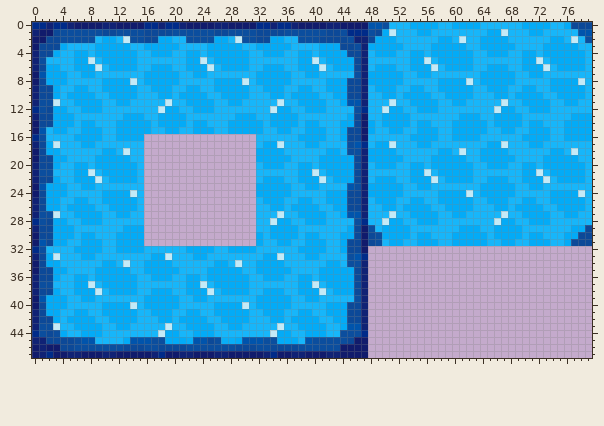
Two states of a sprite sheet, Assets/Sprites/Tiles/WaterTransitionTiles.png. The picture above is the old version.
The file is 80x48 pixels.
After the commit:
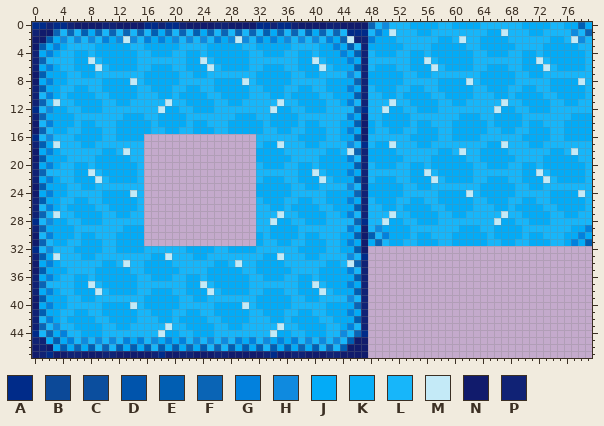
Palette (. is transparent): A #002b89  B #0c4998  C #0b4e9e  D #0054ac  E #015eb2  F #0a64b5  G #0281dd  H #0f8adf  J #03abf7  K #09aef7  L #17b6fa  M #c4eaf7  N #111b6c  P #102275
Difference:
y 0: x 48..50 DDC -> FLH; x 77..79 BBB -> JEJ
y 1: x 3..44 BCCCCCCBBCCCCBBBBCCCCCCBBCCCCBBBBCCCCCCBBC -> FLFLEJFLFLFLFLEJFLFLEJFLFLFLFLEJFLFLEJFLFL; x 48..49 CB -> LG; x 77..79 LDD -> HLF
y 2: x 2..8 BBCCCCC -> EJHLHLH; x 10 J -> G; x 12 L -> H; x 14..18 CCBBJ -> HLGJG; x 20 L -> H; x 22..26 CCCCJ -> HLHLG; x 28 L -> H; x 30..34 CCBBJ -> HLGJG; x 36 L -> H; x 38..45 CCCBBBBC -> HLHLGJFM; x 48 B -> G; x 78..79 LC -> HL
y 3: x 1..3 BBB -> EJG; x 43..46 JBBC -> GJEL
y 4: x 1..2 BB -> JG; x 44..46 JBB -> GJE
y 5: x 1 C -> F; x 45..46 JB -> GJ
y 6: x 1..2 BJ -> JG; x 46 B -> E
y 7: x 1 D -> E; x 45..46 LC -> HL
y 8: x 1..2 BJ -> JG; x 45..46 BB -> JF
y 9: x 1..2 BB -> EJ; x 45..46 BB -> GJ
y 10: x 1..2 BB -> LG; x 45..46 BB -> JE
y 11: x 1..2 CC -> FL; x 45..46 DD -> GL
y 12: x 1..2 CB -> LH; x 46 C -> F
y 13: x 1..2 BB -> FJ; x 45..46 JB -> GJ
y 14: x 1..2 BB -> LG; x 46 B -> E
y 15: x 1 D -> F; x 45..46 BB -> GJ
y 16: x 1..2 CL -> LH; x 45..46 BB -> JE
y 17: x 1 B -> E; x 45..46 CD -> HL
y 18: x 1..2 BJ -> JG; x 45..46 CC -> MF
y 19: x 1..2 BB -> EJ; x 45..46 JB -> GL
y 20: x 1..2 BB -> JG; x 46 B -> E
y 21: x 1..2 CC -> FL; x 45..46 JB -> GJ
y 22: x 1..2 BB -> JG; x 46 B -> E
y 23: x 1 D -> E; x 45..46 DC -> HL
y 24: x 1..2 BJ -> JG; x 45..46 BB -> JF
y 25: x 1 B -> E; x 45..46 BB -> GJ
y 26: x 1..2 BJ -> LG; x 45..46 BB -> JE
y 27: x 1..2 CC -> FL; x 45..46 DD -> GL
y 28: x 1..2 CB -> LH; x 46 C -> F
y 29: x 1..2 BB -> FJ; x 45..46 JB -> GJ; x 48..49 CL -> LH; x 79 B -> G
y 30: x 1..2 BB -> LG; x 46 B -> E; x 48..50 BCJ -> ELG; x 78..79 BB -> GJ
y 31: x 1..2 DB -> FL; x 45..46 BB -> GJ; x 48..49 BC -> JF; x 77..79 BBB -> GJE
y 32: x 1..2 CL -> LH; x 45..46 BB -> JE
y 33: x 1 B -> E; x 45..46 CD -> HL
y 34: x 1..2 BJ -> JG; x 45..46 CC -> MF
y 35: x 1..2 BB -> EJ; x 45..46 JB -> GL
y 36: x 1..2 BB -> JG; x 46 B -> E
y 37: x 1..2 CC -> FL; x 45..46 JB -> GJ
y 38: x 1..2 BB -> JG; x 46 B -> E
y 39: x 1 D -> E; x 45..46 LC -> HL
y 40: x 1..2 BJ -> JG; x 45..46 BB -> JF
y 41: x 1 B -> E; x 45..46 BB -> GJ
y 42: x 1..2 BB -> LG; x 45..46 BB -> JE
y 43: x 1..3 CCM -> FLH; x 45..46 DD -> GL
y 44: x 1..4 CBCJ -> LFJG; x 44..46 CCC -> HLF
y 45: x 2..9 BBBBCDDL -> JEJGLHLH; x 11 L -> H; x 13..19 JDDDCCJ -> GJGLHJG; x 21..35 JKDDBCKKJDDDCCJ -> GLHLHLHLGJGLHJG; x 37 J -> G; x 39..45 DCCCCCB -> HLHLHLE
y 46: x 3..44 NBBCCCCCCCBBBCCBBBBCCCCCCCBBBCCBBBBCCCCCCN -> JEJFJELFLEJEJELEJEJFJELFLEJEJELEJEJFJELFLE
Changed places in both pictures, as pixel boxes (x1, y1, x2, y2):
changed: (39, 22, 389, 351)
changed: (571, 22, 592, 43)
changed: (571, 225, 592, 246)
